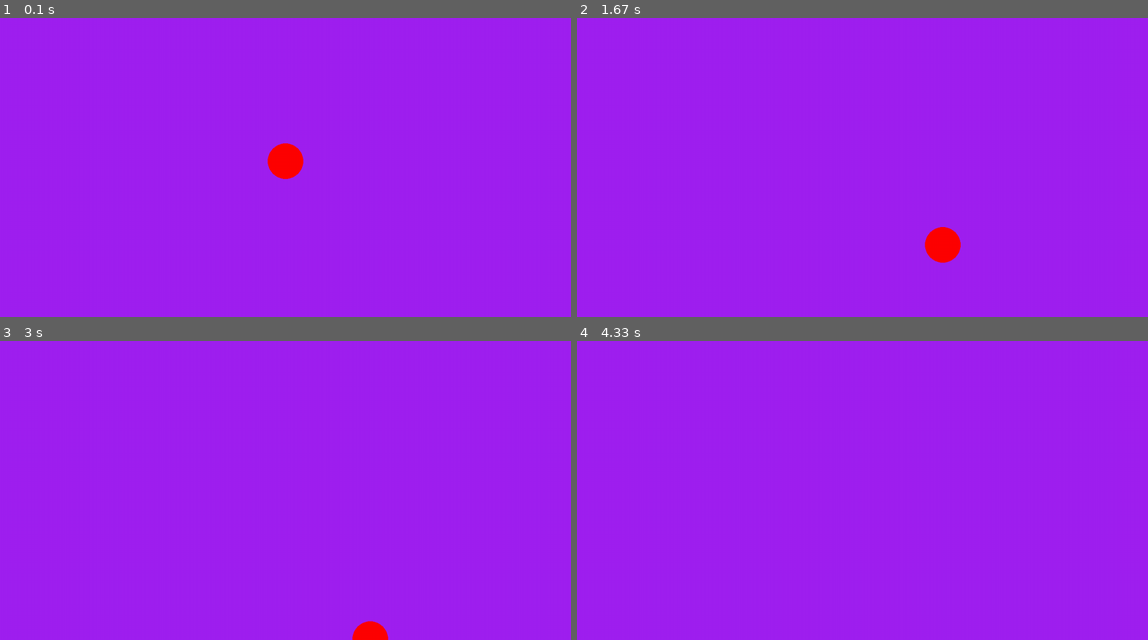
Above: before the commit, frames 1-4 (two rows, left to right).
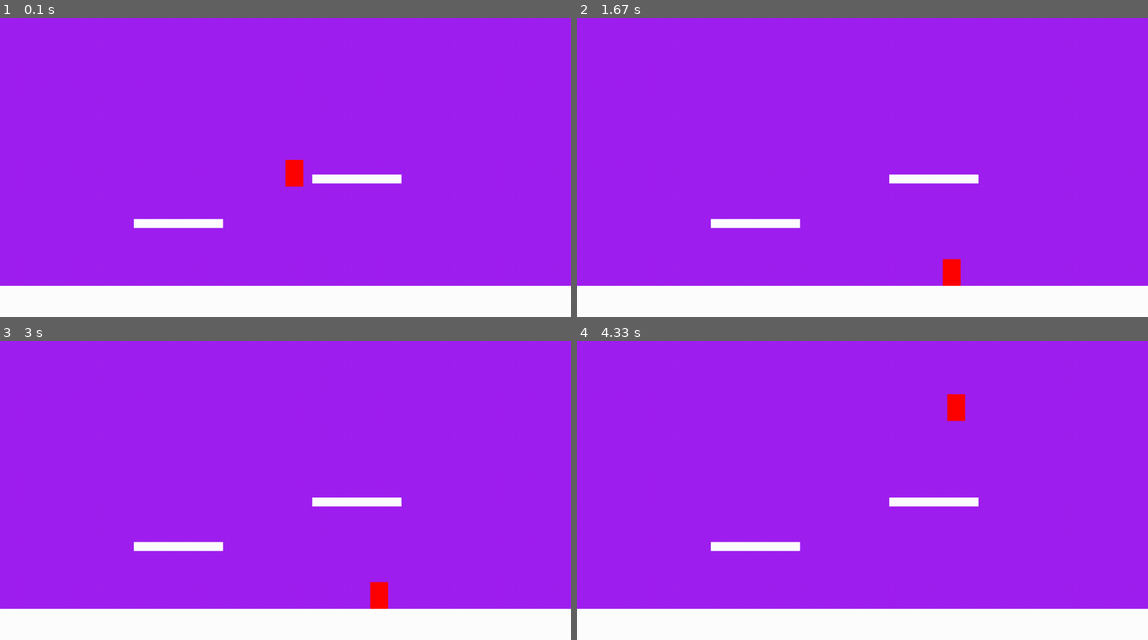
Above: after the commit, the same moments.

Repository: TheJolman/Pygame
Game: pygame game, started from side-scroller/main.py
Two runs of this game, one before a commit and one after it. Both use one fixed random seed, a clock stepped at 60 frames per second and the inputs below.
Inputs:
- Up to frame 1 (0.1 s): no input
- Up to frame 2 (1.67 s): hold D 0.33-0.8 s; hold D 0.83-1.3 s; hold A from 1.33 s (still down)
- Up to frame 3 (3 s): release A at 1.87 s; hold A 1.9-2.3 s; hold D 2.33-2.97 s
- Up to frame 4 (4.33 s): tap Space at 3, 3.4, 3.7, 3.9, 4.2 s; hold A 3.33-3.8 s; hold D 3.83-4.3 s

The runs differ from the first frame. In frame 1, 12% of the frame differs, in the area x 0-100%, y 41-100%; in frame 2, 12%, in the area x 0-100%, y 52-100%; in frame 3, 12%; in frame 4, 12%.

Commit message:
ss: basic movement

Diff:
--- a/side-scroller/main.py
+++ b/side-scroller/main.py
@@ -6,48 +6,56 @@
 clock = pg.time.Clock()
 
 SPEED = 5
-GRAVITY = 2
-JUMP_FORCE = 10
+GRAVITY = 0.5
+JUMP_FORCE = -10
 
 
 class Player:
     def __init__(self, x, y):
+        self.on_ground = False
         self.pos = pg.Vector2(x, y)
         self.vel = pg.Vector2(0, 0)
-        self.rect = pg.Rect(x, y, 40, 40)
+        self.rect = pg.Rect(x, y, 40, 60)
 
     def handle_input(self, events):
-        self.vel = pg.Vector2(0, 0)
+        # ---- Continuous inputs ----
+        self.vel.x = 0
         keys = pg.key.get_pressed()
-        if keys[pg.K_w]:
-            self.vel.y -= JUMP_FORCE
         if keys[pg.K_a]:
             self.vel.x -= SPEED
         if keys[pg.K_d]:
             self.vel.x += SPEED
 
+        # ---- Discrete inputs ----
         for event in events:
             if event.type == pg.KEYDOWN:
-                if event.key == pg.K_w:
+                if event.key == pg.K_SPACE and self.on_ground:
                     self.vel.y = JUMP_FORCE
 
     def update(self):
         self.vel.y += GRAVITY
         self.pos += self.vel
+        self.rect.topleft = (int(self.pos.x), int(self.pos.y))
+
+        self._resolve_collisions(platforms)
 
     def _resolve_collisions(self, platforms):
         for plat in platforms:
             if self.rect.colliderect(plat):
-                self.rect.bottom
+                if self.vel.y > 0:
+                    self.rect.bottom = plat.top
+                    self.pos.y = self.rect.y
+                    self.vel.y = 0
+                    self.on_ground = True
 
     def draw(self, screen):
-        pg.draw.circle(screen, "red", self.pos, 40)
+        pg.draw.rect(screen, "red", self.rect, 40)
 
 
 platforms = [
     pg.Rect(0, 650, 1280, 70),
-    # pg.Rect(300, 500, 200, 20),
-    # pg.Rect(700, 400, 200, 20),
+    pg.Rect(300, 500, 200, 20),
+    pg.Rect(700, 400, 200, 20),
 ]
 
 player = Player(screen.get_width() / 2, screen.get_height() / 2)
@@ -68,4 +76,7 @@
     # ---- Draw ----
     screen.fill("purple")
     player.draw(screen)
+    for plat in platforms:
+        pg.draw.rect(screen, "white", plat)
+
     pg.display.flip()
